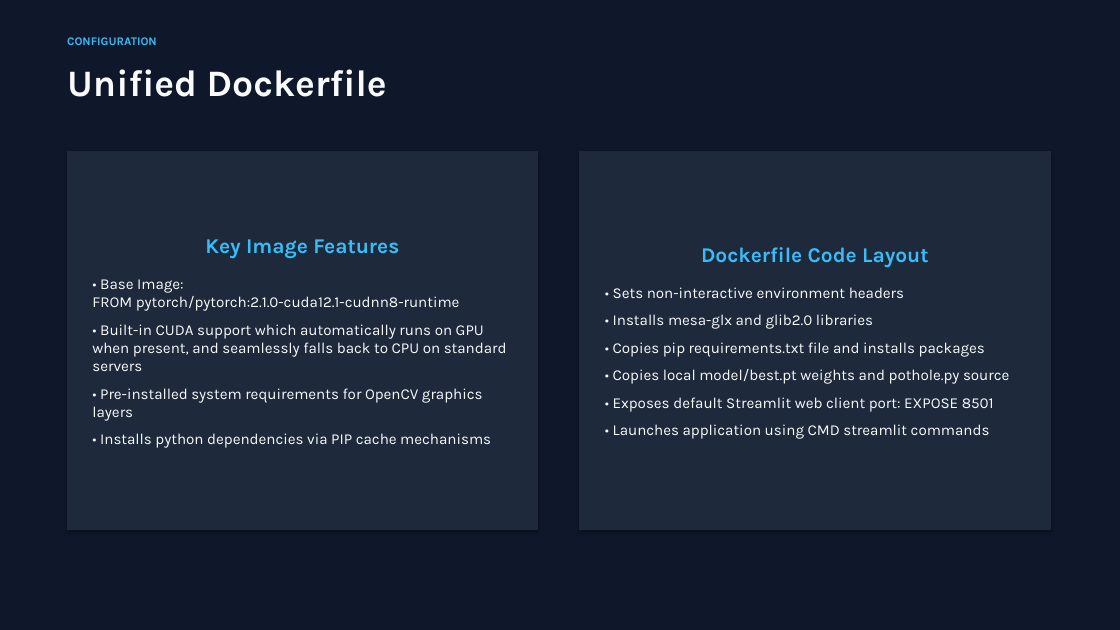
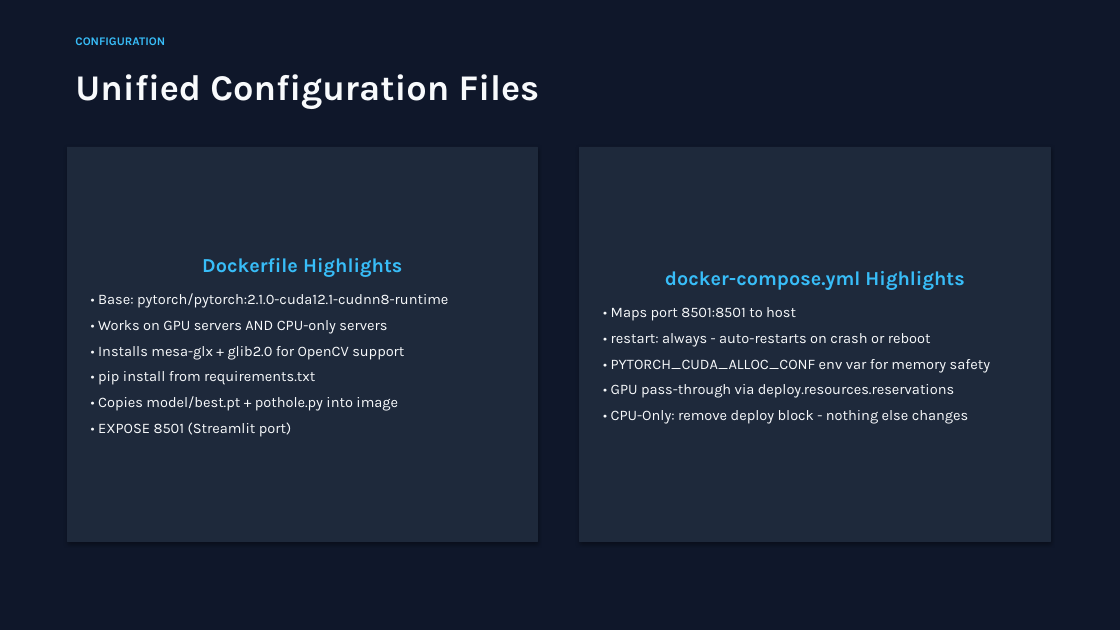
Before and after one commit to ssllsaiful/deployment, a slide deck: slide 3 of AI-Deployment/AI_Deployment_Guide.pptx. Drawn at 1120x630 pixels with LibreOffice and Linux fonts; fonts in the diff are those of the drawing. Boxes give left, top, right and bottom in pixels: in the first picture for what was removed or moved away, otherwise in the second. Text is boxed around its words. In the diff, an @@ line names an element or a change of style, - is before the commit and + after.

```diff
--- a/AI-Deployment/AI_Deployment_Guide.pptx
+++ b/AI-Deployment/AI_Deployment_Guide.pptx
@@ text "CONFIGURATION": place and size @@
-text "CONFIGURATION" at (67, 37, 157, 45)
+text "CONFIGURATION" at (75, 37, 165, 45)
@@ text at (75, 74, 540, 109): text changed; size 32 to 31 pt @@
-Unified Dockerfile
+Unified Configuration Files
@@ rectangle "Dockerfile Highlights": place and size @@
-rectangle "Dockerfile Highlights" at (67, 151, 538, 529)
+rectangle "Dockerfile Highlights" at (67, 147, 538, 542)
@@ rectangle "docker-compose.yml Highlights": place and size @@
-rectangle "docker-compose.yml Highlights" at (580, 151, 1050, 529)
+rectangle "docker-compose.yml Highlights" at (580, 147, 1050, 542)
@@ text in rectangle at (98, 258, 448, 437): text changed; size 13 to 12.5 pt @@
-Key Image Features
-• Base Image:
-FROM pytorch/pytorch:2.1.0-cuda12.1-cudnn8-runtime
-• Built-in CUDA support which automatically runs on GPU when present, and seamlessly falls back to CPU on standard servers
-• Pre-installed system requirements for OpenCV graphics layers
-• Installs python dependencies via PIP cache mechanisms
+Dockerfile Highlights
+• Base: pytorch/pytorch:2.1.0-cuda12.1-cudnn8-runtime
+• Works on GPU servers AND CPU-only servers
+• Installs mesa-glx + glib2.0 for OpenCV support
+• pip install from requirements.txt
+• Copies model/best.pt + pothole.py into image
+• EXPOSE 8501 (Streamlit port)
@@ text in rectangle at (611, 271, 990, 424): text changed; size 13 to 12.5 pt @@
-Dockerfile Code Layout
-• Sets non-interactive environment headers
-• Installs mesa-glx and glib2.0 libraries
-• Copies pip requirements.txt file and installs packages
-• Copies local model/best.pt weights and pothole.py source
-• Exposes default Streamlit web client port: EXPOSE 8501
-• Launches application using CMD streamlit commands
+docker-compose.yml Highlights
+• Maps port 8501:8501 to host
+• restart: always - auto-restarts on crash or reboot
+• PYTORCH_CUDA_ALLOC_CONF env var for memory safety
+• GPU pass-through via deploy.resources.reservations
+• CPU-Only: remove deploy block - nothing else changes
```
Also in this commit, not shown: 5 other slides changed, 5 slides added, 4 slides removed, 2 other files.
